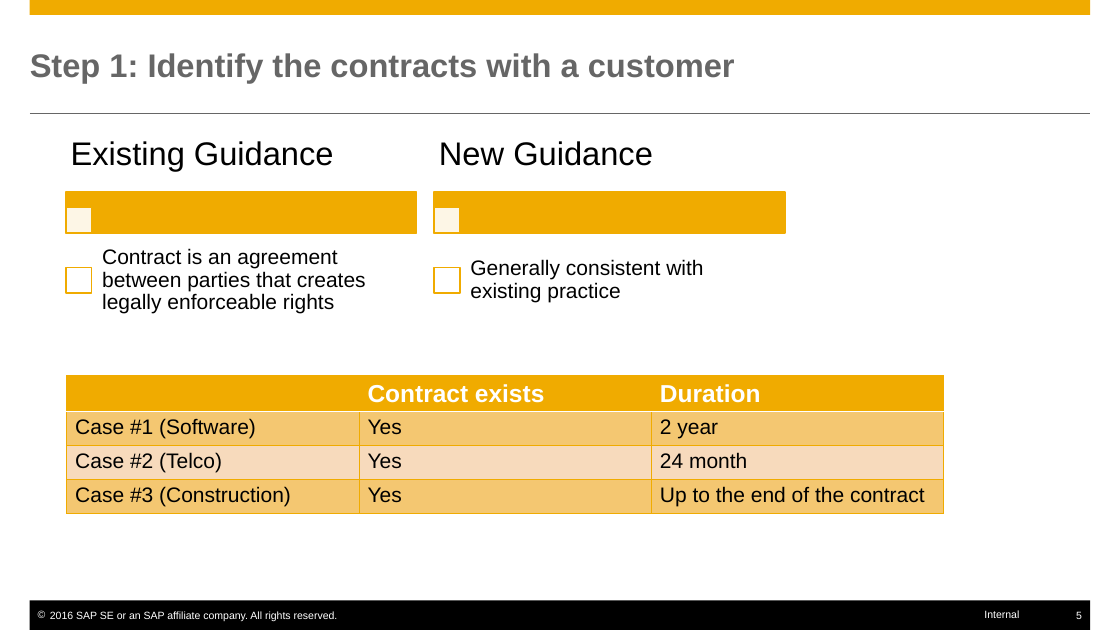
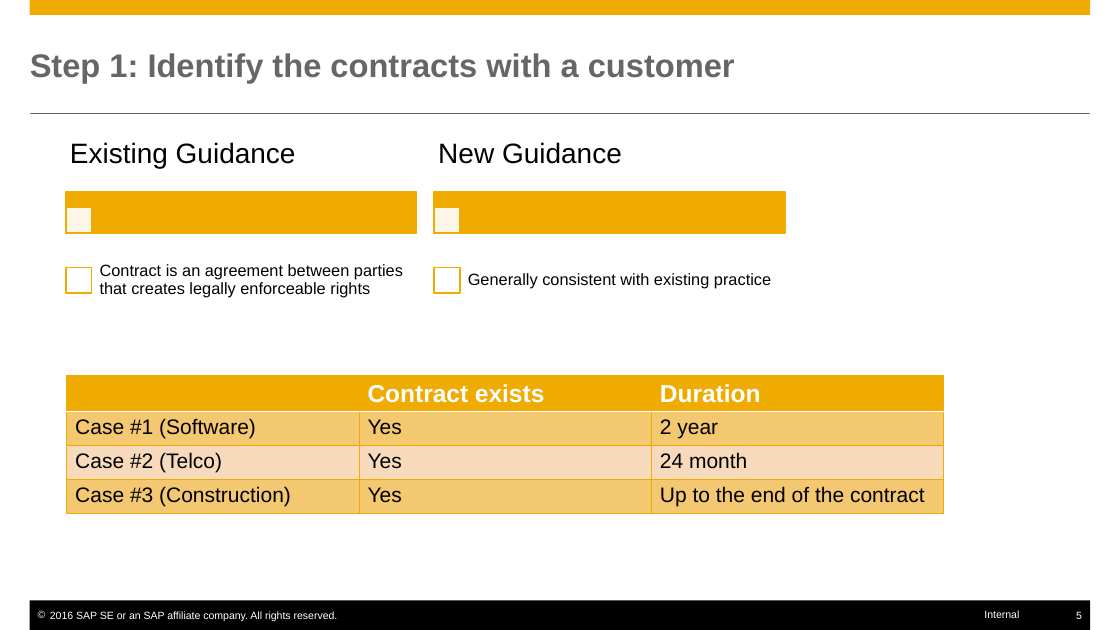
Before and after one commit to farseen1982/SAPWork, a slide deck: slide 5 of Documentation/LearningDay_RAR_Case.pptx. Drawn at 1120x630 pixels with LibreOffice and Linux fonts; fonts in the diff are those of the drawing. Boxes give left, top, right and bottom in pixels: in the first picture for what was removed or moved away, otherwise in the second. Text is boxed around its words. In the diff, an @@ line names an element or a change of style, - is before the commit and + after.

```diff
--- a/Documentation/LearningDay_RAR_Case.pptx
+++ b/Documentation/LearningDay_RAR_Case.pptx
@@ text "Existing Guidance" at bbox=[70, 142, 296, 169]: size 28 to 24 pt; less space between paragraphs @@
@@ text "New Guidance" at bbox=[438, 142, 622, 164]: size 28 to 24 pt; less space between paragraphs @@
@@ text "Contract is an agreement between ..." at bbox=[100, 264, 403, 298]: size 18 to 14 pt; less space between paragraphs @@
@@ text "Generally consistent with existing practice" at bbox=[468, 273, 771, 289]: size 18 to 14 pt; less space between paragraphs @@
```
Also in this commit, not shown: 5 other slides changed, 6 slides added, 4 slides removed, 1 other file.
